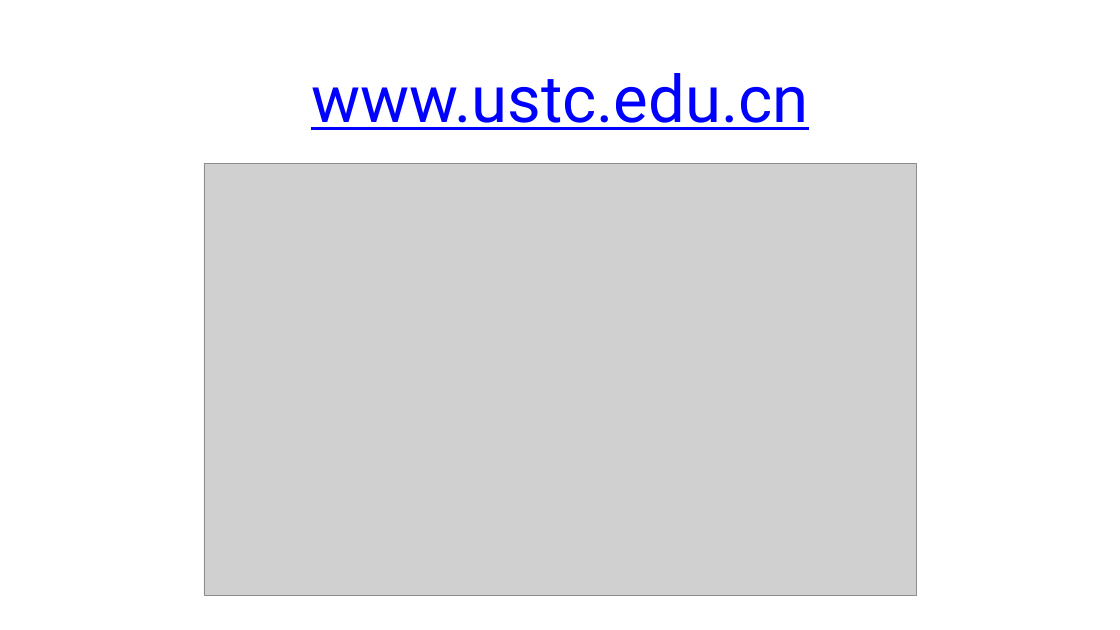
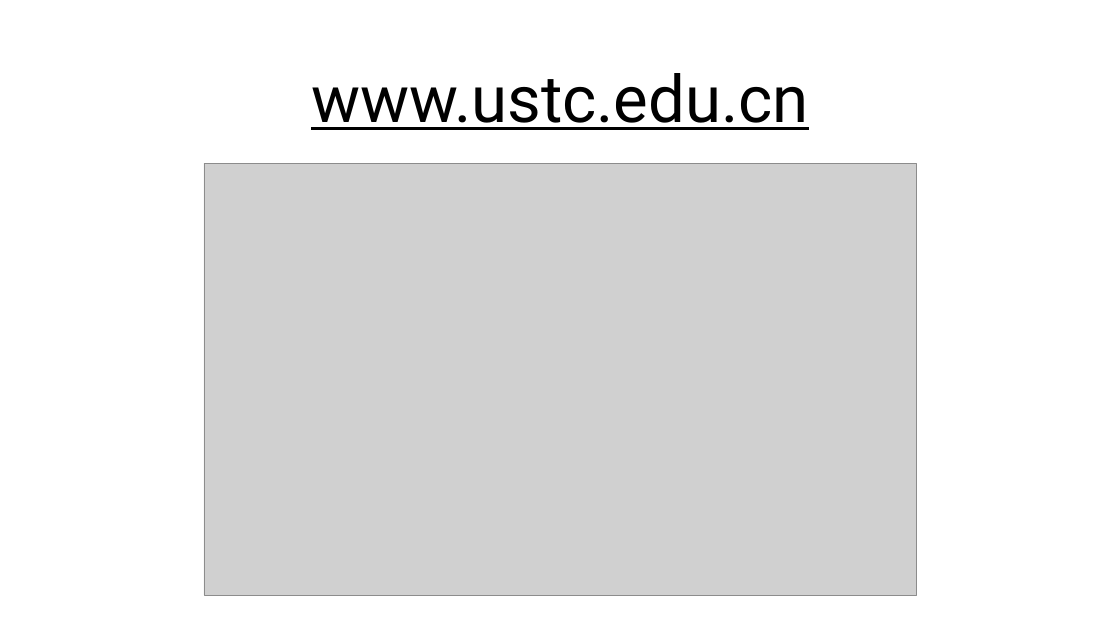
Before and after one commit to mengning/net, a slide deck: slide 3 of lab7/DNS.pptx. Drawn at 1120x630 pixels with LibreOffice and Linux fonts; fonts in the diff are those of the drawing; grey boxes stand for pictures. Boxes give left, top, right and bottom in pixels: in the first picture for what was removed or moved away, otherwise in the second. Text is boxed around its words. In the diff, an @@ line names an element or a change of style, - is before the commit and + after.

Commit message:
modify code style

```diff
--- a/lab7/DNS.pptx
+++ b/lab7/DNS.pptx
@@ title "www.ustc.edu.cn" at [311,73,809,130]: text colour #0000FF to #000000 @@
```
Also in this commit, not shown: 3 other slides changed.
